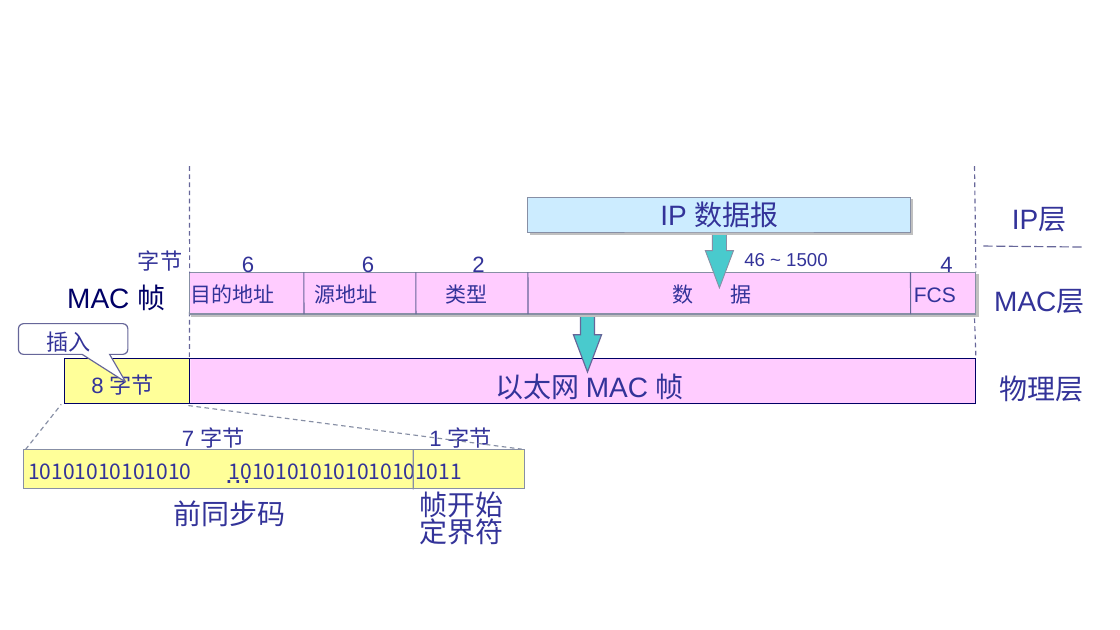
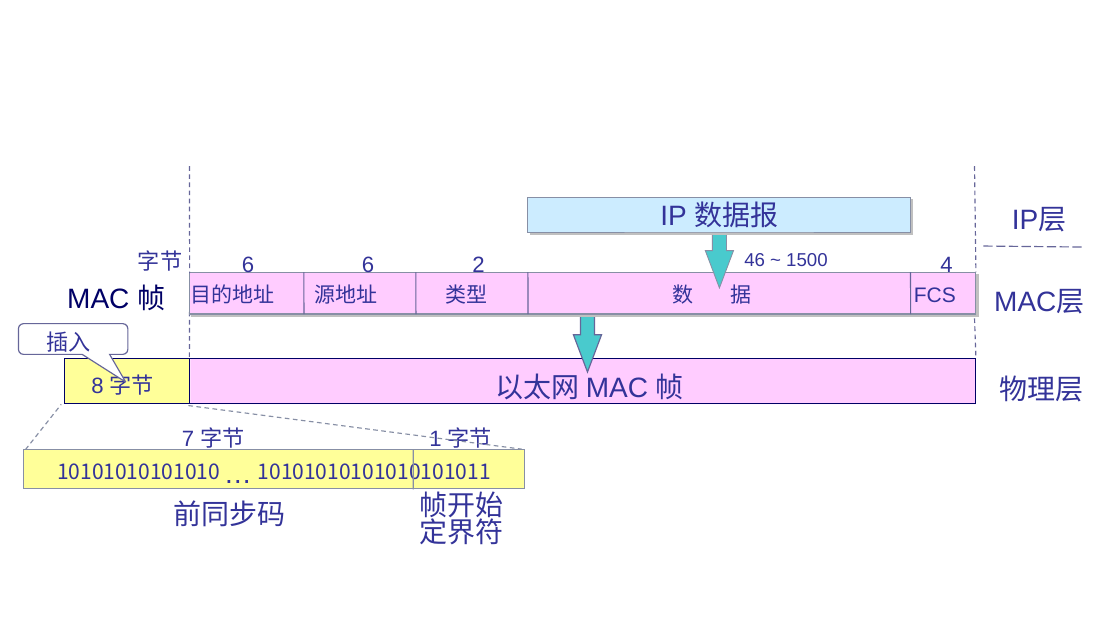
Before and after one commit to edu2act/course-NetWork, a slide deck: slide 69 of materials/slides/ch03 Data Link Layer.pptx. Drawn at 1120x630 pixels with LibreOffice and Linux fonts; fonts in the diff are those of the drawing; background and template pictures are left out. Boxes give left, top, right and bottom in pixels: in the first picture for what was removed or moved away, otherwise in the second. Text is boxed around its words. In the diff, an @@ line names an element or a change of style, - is before the commit and + after.

```diff
--- a/materials/slides/ch03 Data Link Layer.pptx
+++ b/materials/slides/ch03 Data Link Layer.pptx
@@ text "10101010101010 10101010101010101011": place and size @@
-text "10101010101010 10101010101010101011" at [28,458,462,484]
+text "10101010101010 10101010101010101011" at [57,458,491,484]
```
Also in this commit, not shown: 16 other slides changed.
